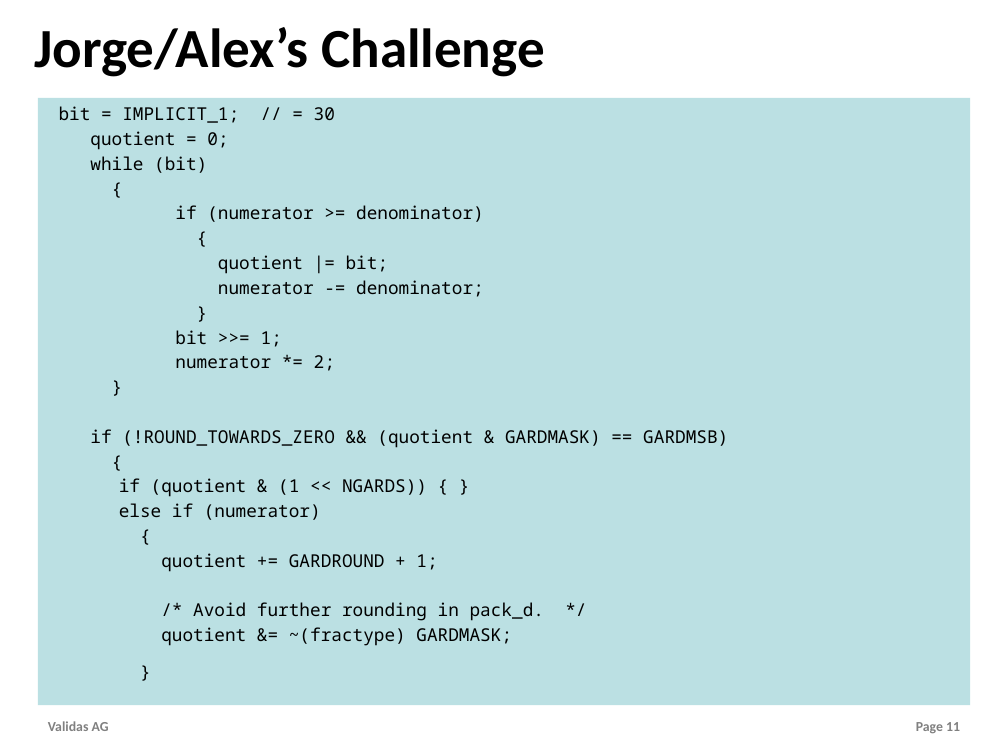
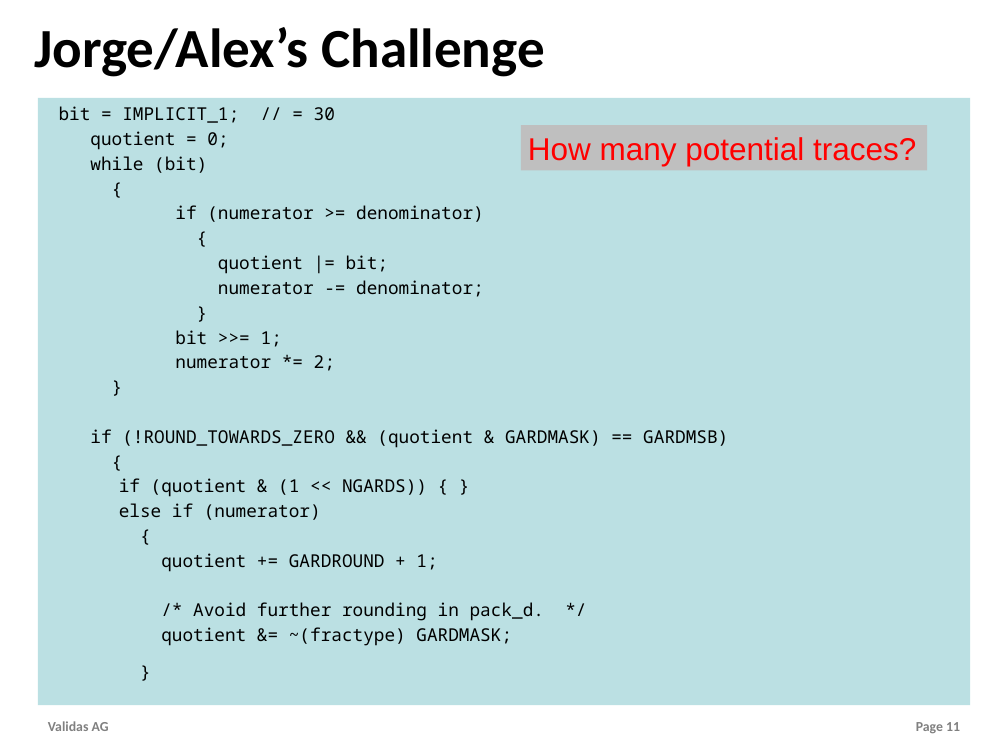
Before and after one commit to theoremprover/tvg, a slide deck: slide 11 of Vortraege/TestVectorGenerator.pptx. Drawn at 1008x756 pixels with LibreOffice and Linux fonts; fonts in the diff are those of the drawing; background and template pictures are left out. Boxes give left, top, right and bottom in pixels: in the first picture for what was removed or moved away, otherwise in the second. Text is boxed around its words. In the diff, an @@ line names an element or a change of style, - is before the commit and + after.

```diff
--- a/Vortraege/TestVectorGenerator.pptx
+++ b/Vortraege/TestVectorGenerator.pptx
@@ rectangle added at bbox=[521, 125, 927, 171], fill #BFBFBF, 32 pt, text #FF0000 @@
+How many potential traces?
```
Also in this commit, not shown: 5 other slides changed, 2 slides added, 1 other file.
